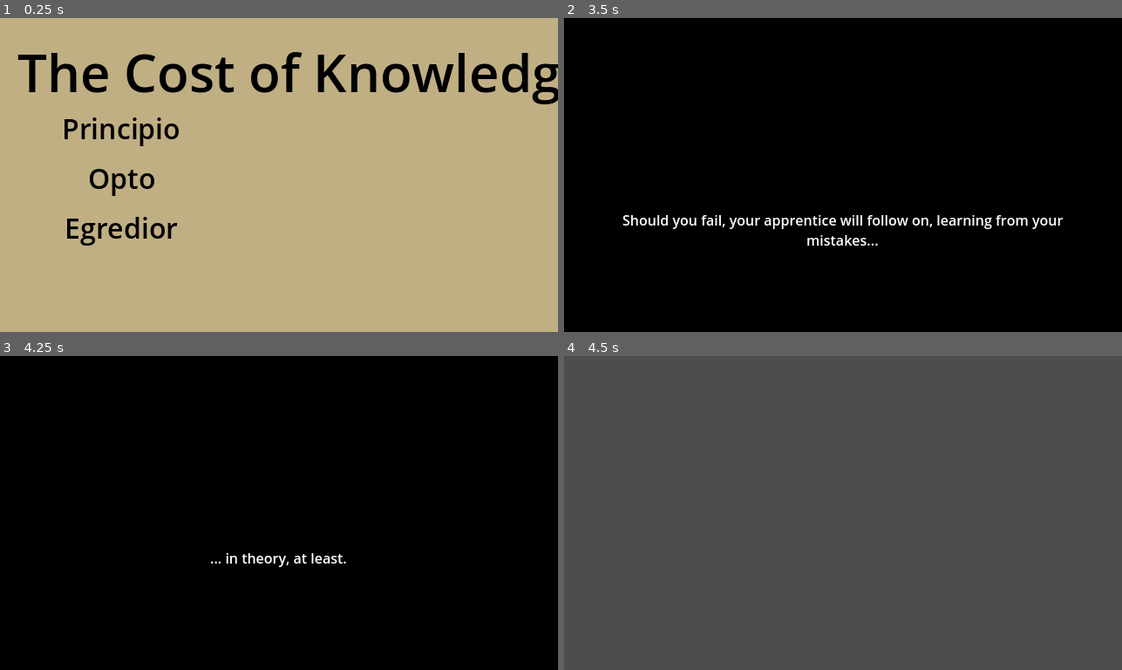
Above: before the commit, frames 1-4 (two rows, left to right).
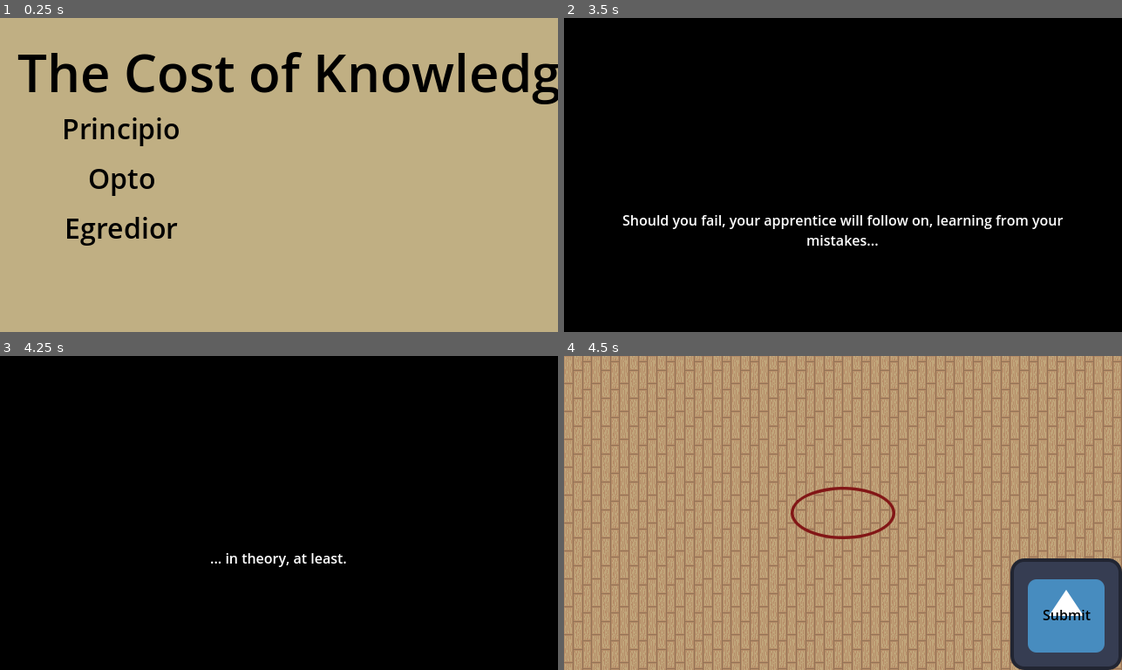
Above: after the commit, the same moments.

Repository: GeorgeH049/LD55
Game: Godot game, scene res://levels/menu.tscn
Same seed, same stepped clock (60 frames per second), same inputs: the game is played once before the commit and once after it. The engine's default icon, where the game draws it, is replaced by a stand-in: a white triangle on a blue panel in a dark square.
Inputs (mouse positions are in pixels of both pictures, inside the frame that each line leads up to):
- Up to frame 1 (0.25 s): no input
- Up to frame 2 (3.5 s): click "Principio" at 0.5 s; tap Enter at 1.25, 2.75 s; move the mouse to (965, 159) at 1.27 s; press the mouse at (965, 159) at 1.28 s; tap Space at 2 s; move the mouse to (731, 190) at 2.02 s; release the mouse at (731, 190) at 2.03 s; click (731, 190) at 2.1 s; move the mouse to (898, 105) at 2.77 s; press the mouse at (898, 105) at 2.78 s
- Up to frame 3 (4.25 s): tap Space at 3.5 s; move the mouse to (251, 575) at 3.52 s; release the mouse at (251, 575) at 3.53 s; click (251, 575) at 3.6 s
- Up to frame 4 (4.5 s): tap Enter at 4.25 s; move the mouse to (1010, 560) at 4.27 s; press the mouse at (1010, 560) at 4.28 s

Frames 1-3 are identical in both runs. In frame 4, 97% of the frame differs, in the area x 0-100%, y 0-100%.

Commit message:
Ingredients and some pixel art added
First day of progress

Diff:
--- /dev/null
+++ b/levels/tutorial.gd
@@ -0,0 +1,12 @@
+extends Control
+
+const Level = preload("res://utils/level.gd")
+
+# Called when the node enters the scene tree for the first time.
+func _ready():
+	var level = Level.new()
+	print(level._check_if_contains_name("gor", ["f or", "F or"]))
+
+
+func _on_submit_button_pressed():
+	pass
--- a/levels/tutorial.tscn
+++ b/levels/tutorial.tscn
@@ -1,3 +1,63 @@
-[gd_scene format=3 uid="uid://3dkaj640d5q"]
+[gd_scene load_steps=5 format=3 uid="uid://3dkaj640d5q"]
 
-[node name="tutorial" type="Node2D"]
+[ext_resource type="Texture2D" uid="uid://lb6h6hcx4270" path="res://media/wood_floor.png" id="1_27gff"]
+[ext_resource type="Script" path="res://levels/tutorial.gd" id="1_vrayi"]
+[ext_resource type="Texture2D" uid="uid://b7haxfo4kct3k" path="res://media/circle.png" id="2_0uclj"]
+[ext_resource type="Texture2D" uid="uid://du2ov240dwhut" path="res://media/icon.svg" id="3_gkhj2"]
+
+[node name="LevelRoot" type="Control"]
+layout_mode = 3
+anchor_right = 1.0
+anchor_bottom = 1.0
+script = ExtResource("1_vrayi")
+
+[node name="Background" type="Node2D" parent="."]
+
+[node name="Floor" type="Sprite2D" parent="Background"]
+texture_repeat = 2
+texture = ExtResource("1_27gff")
+centered = false
+region_enabled = true
+region_rect = Rect2(0, 0, 640, 360)
+
+[node name="Circle" type="Sprite2D" parent="Background"]
+position = Vector2(320, 180)
+texture = ExtResource("2_0uclj")
+
+[node name="Foreground" type="Control" parent="."]
+layout_mode = 1
+anchors_preset = 15
+anchor_right = 1.0
+anchor_bottom = 1.0
+grow_horizontal = 2
+grow_vertical = 2
+
+[node name="SubmitButton" type="TextureButton" parent="Foreground"]
+layout_mode = 1
+anchors_preset = -1
+anchor_left = 0.8
+anchor_top = 0.644
+anchor_right = 1.0
+anchor_bottom = 1.0
+offset_top = 0.159973
+grow_horizontal = 0
+grow_vertical = 0
+texture_normal = ExtResource("3_gkhj2")
+
+[node name="Label" type="Label" parent="Foreground/SubmitButton"]
+layout_mode = 1
+anchors_preset = 8
+anchor_left = 0.5
+anchor_top = 0.5
+anchor_right = 0.5
+anchor_bottom = 0.5
+offset_left = -24.0
+offset_top = -11.0
+offset_right = 24.0
+offset_bottom = 12.0
+grow_horizontal = 2
+grow_vertical = 2
+theme_override_colors/font_color = Color(0, 0, 0, 1)
+text = "Submit"
+
+[connection signal="pressed" from="Foreground/SubmitButton" to="." method="_on_submit_button_pressed"]
--- /dev/null
+++ b/utils/level.gd
@@ -0,0 +1,282 @@
+# Base Level script. This defines the possible ingredients and demons, to avoid them being redefined elsewhere.
+
+extends Node
+
+class_name Level
+const NUM_RULES = 2
+
+const INGREDIENTS = {
+	1: [	# Plant
+		"Acorn",
+		"Apple Core",
+		"Holly Berry",
+		"Hot Pepper",
+		"Moss of Phosphor",
+		"Root of Mandrake",
+		"Seed of Legume",
+		"Shamrock",
+		"Sprig of Mistletoe",
+		"Thyme",
+		"Wheat Chaff",
+	],
+	2: [	# Animal
+		"Bone Dust",
+		"Blood Vial",
+		"Cocoon of Caterpillar",
+		"Cured Leather",
+		"Eye of Newt",
+		"Feather of Crow",
+		"Foot of Rabbit",
+		"Fur of Bat",
+		"Hair of Bull",
+		"Heart of Lamb",
+		"Tail of Fish",
+		"Tentacle of Squid",
+		"Trotter of Pig",
+	],
+	3: [	# Gem
+		"Agate",
+		"Amber",
+		"Chrysolite",
+		"Diamond",
+		"Emerald",
+		"Jacinth",
+		"Onyx",
+		"Pearl",
+		"Ruby",
+		"Sapphire",
+		"Topaz",
+	],
+	4: [	#Mineral
+		"Brimstone",
+		"Coal",
+		"Copper Shavings",
+		"Feldspar",
+		"Iron Filings",
+		"Lime",
+		"Mercury",
+		"Obsidian",
+		"Powdered Silver",
+		"Salt",
+	],
+	5: [	# Object
+		"Clay Pot",
+		"Distilled Spirits",
+		"Gauze",
+		"Glass Lens",
+		"Golden Bell",
+		"Hand Mirror",
+		"Iron Adze",
+		"Lodestone",
+		"Parchment",
+		"Silver Pins",
+		"Whetstone",
+	],
+}
+
+const DEMONS = [
+	"abb",
+	"aco",
+	"adz",
+	"aff",
+	"aga",
+	"ail",
+	"ake",
+	"ald",
+	"alt",
+	"amb",
+	"app",
+	"arc",
+	"arl",
+	"art",
+	"ate",
+	"ath",
+	"auz",
+	"avi",
+	"ayp",
+	"bat",
+	"ber",
+	"blo",
+	"bon",
+	"bri",
+	"cat",
+	"cha",
+	"cin",
+	"cla",
+	"cop",
+	"cor",
+	"den",
+	"dia",
+	"dof",
+	"dra",
+	"dus",
+	"ear",
+	"eco",
+	"eed",
+	"egu",
+	"eld",
+	"ell",
+	"eme",
+	"ent",
+	"eof",
+	"epe",
+	"era",
+	"erc",
+	"ere",
+	"erp",
+	"ers",
+	"ewt",
+	"fea",
+	"fel",
+	"fil",
+	"fis",
+	"fra",
+	"gat",
+	"gof",
+	"hai",
+	"ham",
+	"han",
+	"hea",
+	"het",
+	"hol",
+	"hos",
+	"hym",
+	"ial",
+	"iam",
+	"idi",
+	"ilv",
+	"ime",
+	"ing",
+	"ins",
+	"iri",
+	"iro",
+	"irr",
+	"ist",
+	"ite",
+	"lar",
+	"las",
+	"lec",
+	"led",
+	"leg",
+	"leo",
+	"let",
+	"lim",
+	"lit",
+	"lly",
+	"lof",
+	"loo",
+	"mer",
+	"mon",
+	"mos",
+	"mro",
+	"ned",
+	"nof",
+	"nyx",
+	"oal",
+	"ock",
+	"oco",
+	"ode",
+	"off",
+	"oli",
+	"ond",
+	"ony",
+	"ood",
+	"oon",
+	"opa",
+	"opp",
+	"ore",
+	"orn",
+	"oto",
+	"ott",
+	"owd",
+	"par",
+	"paz",
+	"per",
+	"phi",
+	"pho",
+	"pil",
+	"ple",
+	"pow",
+	"pri",
+	"qui",
+	"rig",
+	"rof",
+	"ron",
+	"ror",
+	"row",
+	"rry",
+	"rub",
+	"rys",
+	"sal",
+	"sap",
+	"sha",
+	"sid",
+	"sil",
+	"sle",
+	"sof",
+	"sol",
+	"spi",
+	"squ",
+	"sto",
+	"tac",
+	"tai",
+	"ten",
+	"ter",
+	"ton",
+	"tro",
+	"uby",
+	"uid",
+	"ull",
+	"ume",
+	"ure",
+	"uro",
+	"ury",
+	"ust",
+	"uze",
+	"ver",
+	"via",
+	"whe",
+	"ybe",
+	"yeo",
+	"yme",
+]
+
+func evaluate():
+	# Checks whether the level data meets all the rules, returns boolean of this.
+	pass
+
+func get_ingredients(category:int):
+	# Returns the ingredients in that category.
+	return INGREDIENTS[category]
+
+func get_a_demon():
+	# Gets a random demon from the list of possibilities.
+	return DEMONS[randi() % DEMONS.size()]
+
+func _check_if_contains_name(demon, ingredients):
+	# Checks whether any ingredient includes the demon's name as a substring.
+	# 0 is a negative response (i.e. check fails)
+	for ingredient in ingredients:
+		if ingredient.to_lower().format(["", "", ""], " ").contains(demon):
+			return 0
+	return 1
+
+func _check_if_same_category(ingredients):
+	# Checks whether any ingredients start with the same letter
+	# 0 is a negative response (i.e. check fails)
+	var starts = []
+	for ingredient in ingredients:
+		if ingredient[0] in starts:
+			return 0
+		starts.append(ingredient[0])
+	return 1
+
+func _check_if_same_start(ingredients):
+	# Checks whether any ingredients start with the same letter
+	# 0 is a negative response (i.e. check fails)
+	var starts = []
+	for ingredient in ingredients:
+		if ingredient[0] in starts:
+			return 0
+		starts.append(ingredient[0])
+	return 1
Binary file added: media/circle.png
Not shown, added: media/circle.png.import
Binary file added: media/ingredients/acorn.png
Not shown, added: media/ingredients/acorn.png.import
Binary file added: media/ingredients/apple_core.png
Not shown, added: media/ingredients/apple_core.png.import
Binary file added: media/ingredients/blood_vial.png
Not shown, added: media/ingredients/blood_vial.png.import
Binary file added: media/ingredients/bone_dust.png
Not shown, added: media/ingredients/bone_dust.png.import
Binary file added: media/ingredients/holly_berry.png
Not shown, added: media/ingredients/holly_berry.png.import
(and 18 more such lines)
